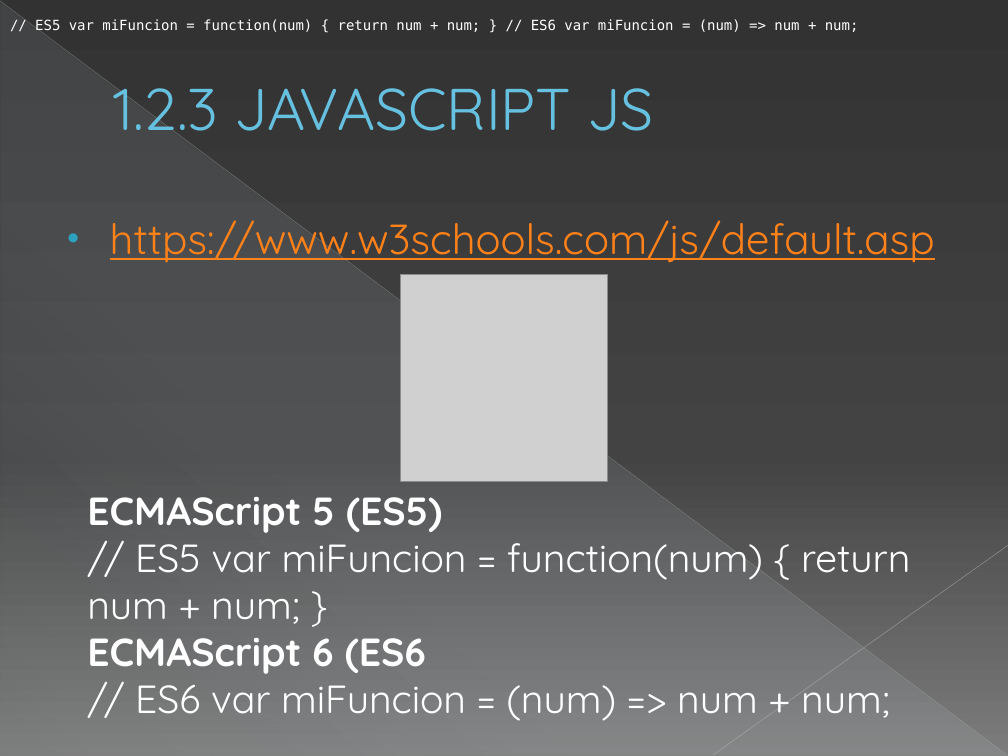
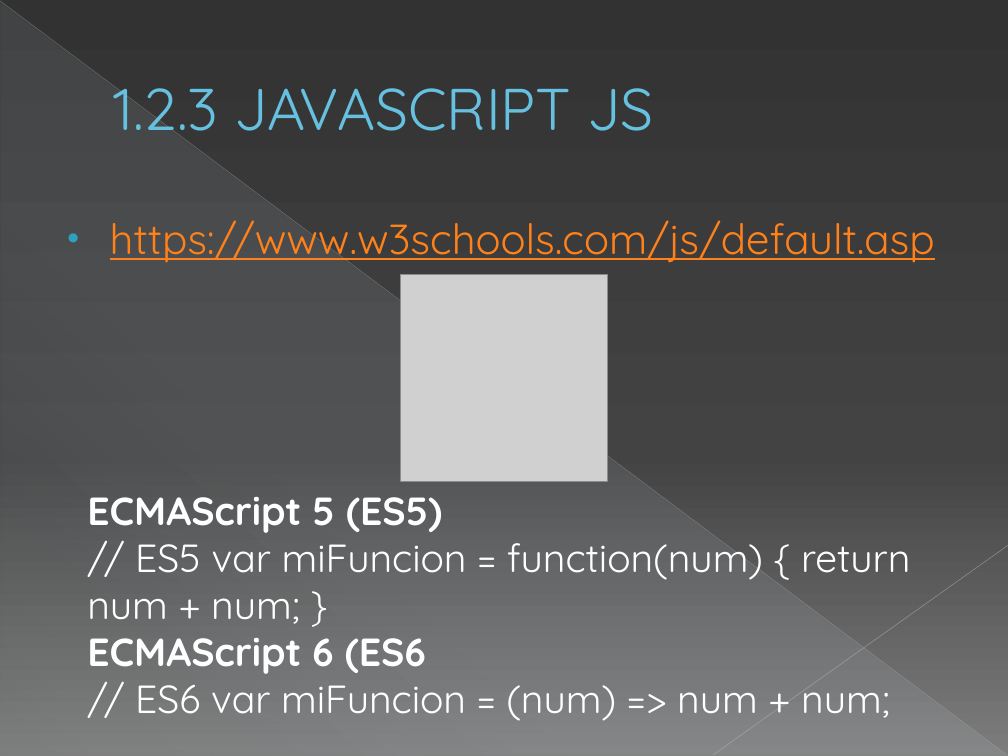
Before and after one commit to capacitacionfv/claseswebfv, a slide deck: slide 7 of CAPACITACION WEB FV.pptx. Drawn at 1008x756 pixels with LibreOffice and Linux fonts; fonts in the diff are those of the drawing; grey boxes stand for pictures. Boxes give left, top, right and bottom in pixels: in the first picture for what was removed or moved away, otherwise in the second. Text is boxed around its words. In the diff, an @@ line names an element or a change of style, - is before the commit and + after.

```diff
--- a/CAPACITACION WEB FV.pptx
+++ b/CAPACITACION WEB FV.pptx
@@ text removed at (x1=35, y1=19, x2=859, y2=32) @@
-// ES5 var miFuncion = function(num) { return num + num; } // ES6 var miFuncion = (num) => num + num;
```
Also in this commit, not shown: 1 slide added, 8 other files.
